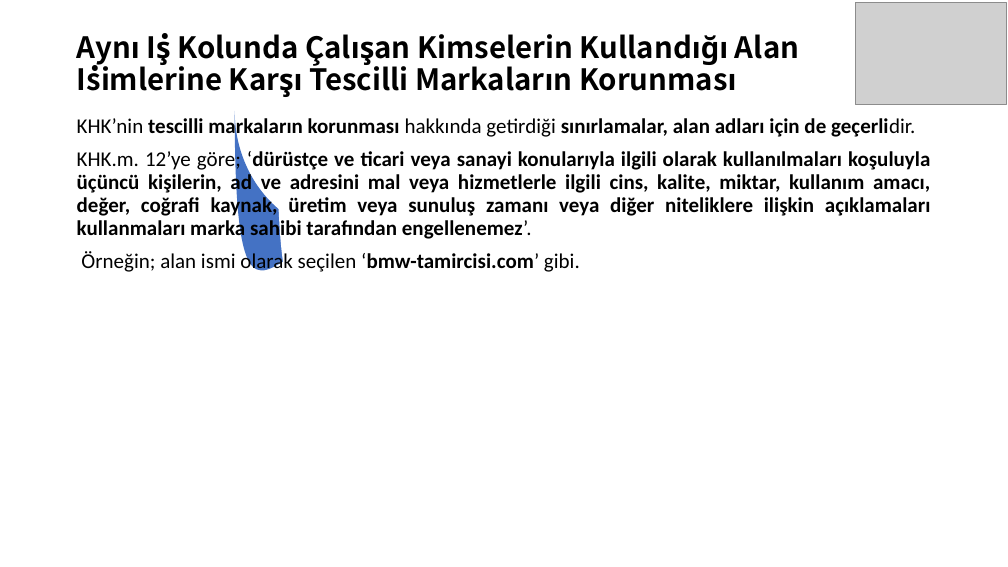
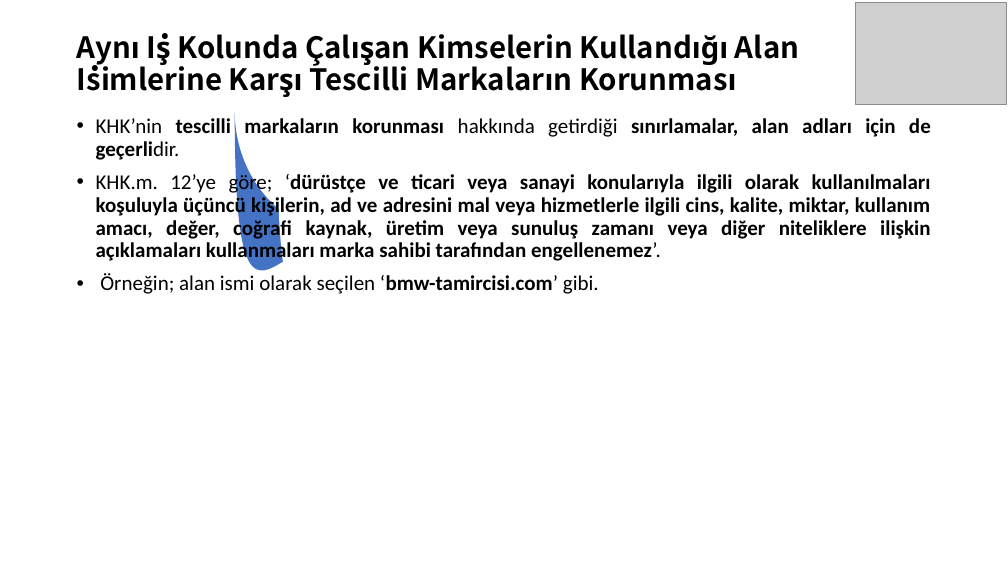
Before and after one commit to SevdanurGENC/IT-Law-Lecture-Notes, a slide deck: slide 11 of Bilisim-Hukuku/07. Bolum - BilisimHukuku.ppt. Drawn at 1008x567 pixels with LibreOffice and Linux fonts; fonts in the diff are those of the drawing; grey boxes stand for pictures. Boxes give left, top, right and bottom in pixels: in the first picture for what was removed or moved away, otherwise in the second. Text is boxed around its words. In the diff, an @@ line names an element or a change of style, - is before the commit and + after.

```diff
--- a/Bilisim-Hukuku/07. Bolum - BilisimHukuku.ppt
+++ b/Bilisim-Hukuku/07. Bolum - BilisimHukuku.ppt
@@ text "KHK’nin tescilli markaların korunması hakkında ..." at [96, 118, 931, 294]: bullet none to • @@
```
Also in this commit, not shown: 11 other slides changed.
